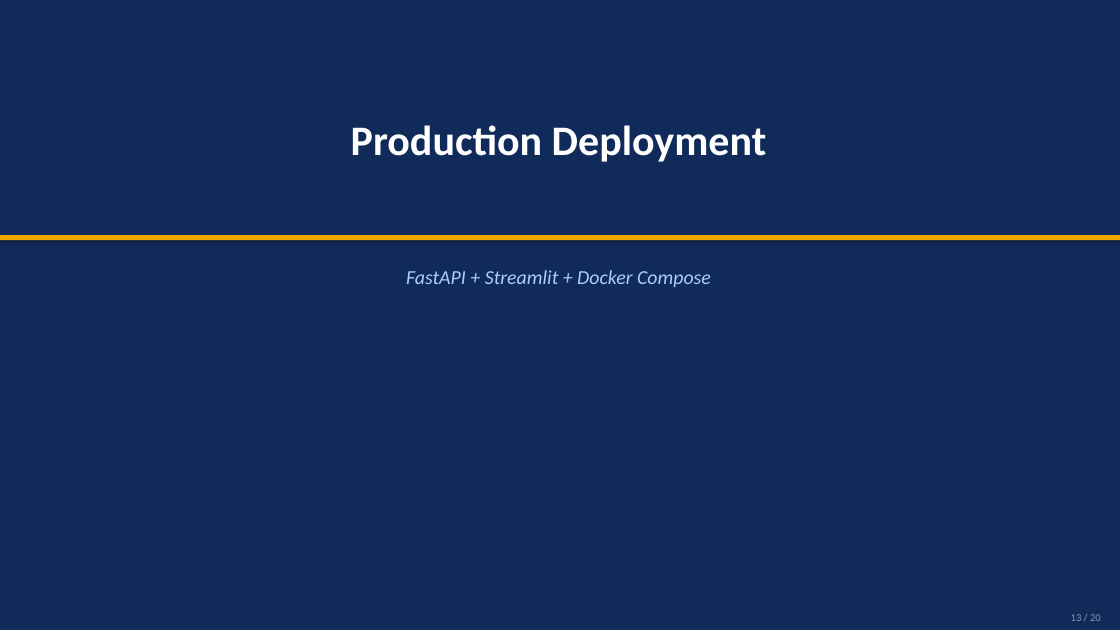
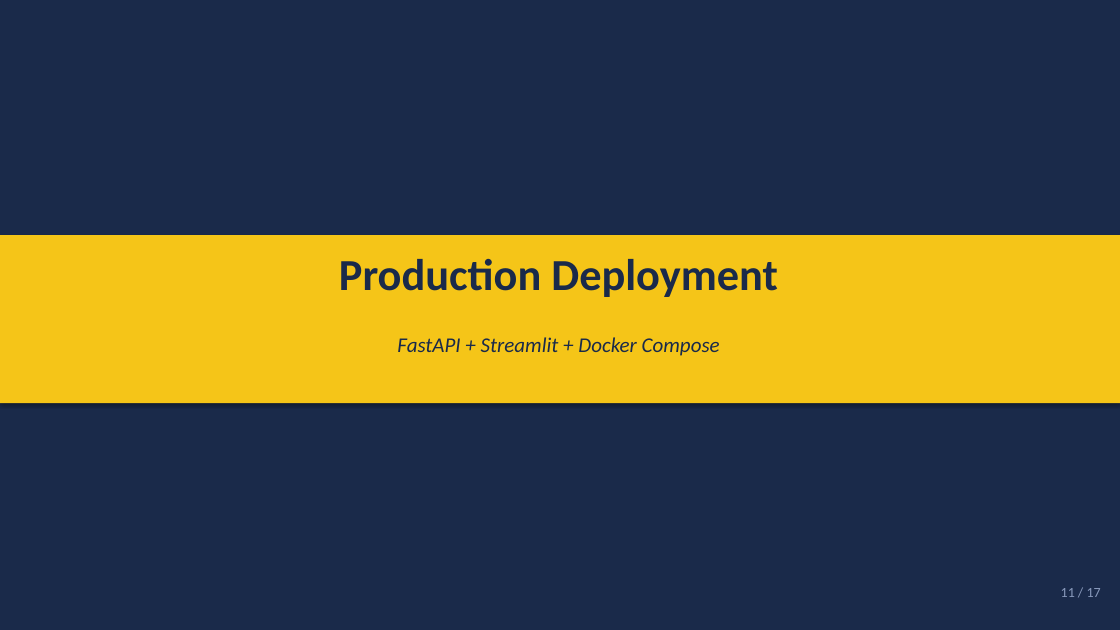
Before and after one commit to nandypi/Group-6-DS-and-AI-Lab-Project, a slide deck: slide 11 of Slides/DSAI_Team_6_Milestone6.pptx (slide 13 before the commit). Drawn at 1120x630 pixels with LibreOffice and Linux fonts; fonts in the diff are those of the drawing. Boxes give left, top, right and bottom in pixels: in the first picture for what was removed or moved away, otherwise in the second. Text is boxed around its words. In the diff, an @@ line names an element or a change of style, - is before the commit and + after.

```diff
--- a/Slides/DSAI_Team_6_Milestone6.pptx
+++ b/Slides/DSAI_Team_6_Milestone6.pptx
@@ background #102A5A to #FFFFFF @@
@@ rectangle added at (x1=0, y1=0, x2=1120, y2=630), fill #1A2A4A @@
@@ rectangle resized from (x1=0, y1=235, x2=1120, y2=240) to (x1=0, y1=235, x2=1120, y2=403) @@
@@ rectangle at (x1=0, y1=235, x2=1120, y2=403): fill #F0A500 to #F5C518 @@
@@ text "Production Deployment" moved from (x1=351, y1=125, x2=767, y2=162) to (x1=339, y1=259, x2=778, y2=297) @@
@@ text "Production Deployment" at (x1=339, y1=259, x2=778, y2=297): size 36 to 38 pt, text colour #FFFFFF to #1A2A4A @@
@@ text "FastAPI + Streamlit + Docker ..." moved from (x1=406, y1=270, x2=711, y2=287) to (x1=397, y1=337, x2=720, y2=356) @@
@@ text "FastAPI + Streamlit + Docker ..." at (x1=397, y1=337, x2=720, y2=356): size 17 to 18 pt, text colour #AACCFF to #1A2A4A @@
@@ text added at (x1=1061, y1=588, x2=1101, y2=597), 12 pt, text #8899BB @@
+11 / 17
@@ text removed at (x1=1071, y1=614, x2=1101, y2=621) @@
-13 / 20
```
Also in this commit, not shown: 12 other slides changed, 4 slides added, 7 slides removed.
